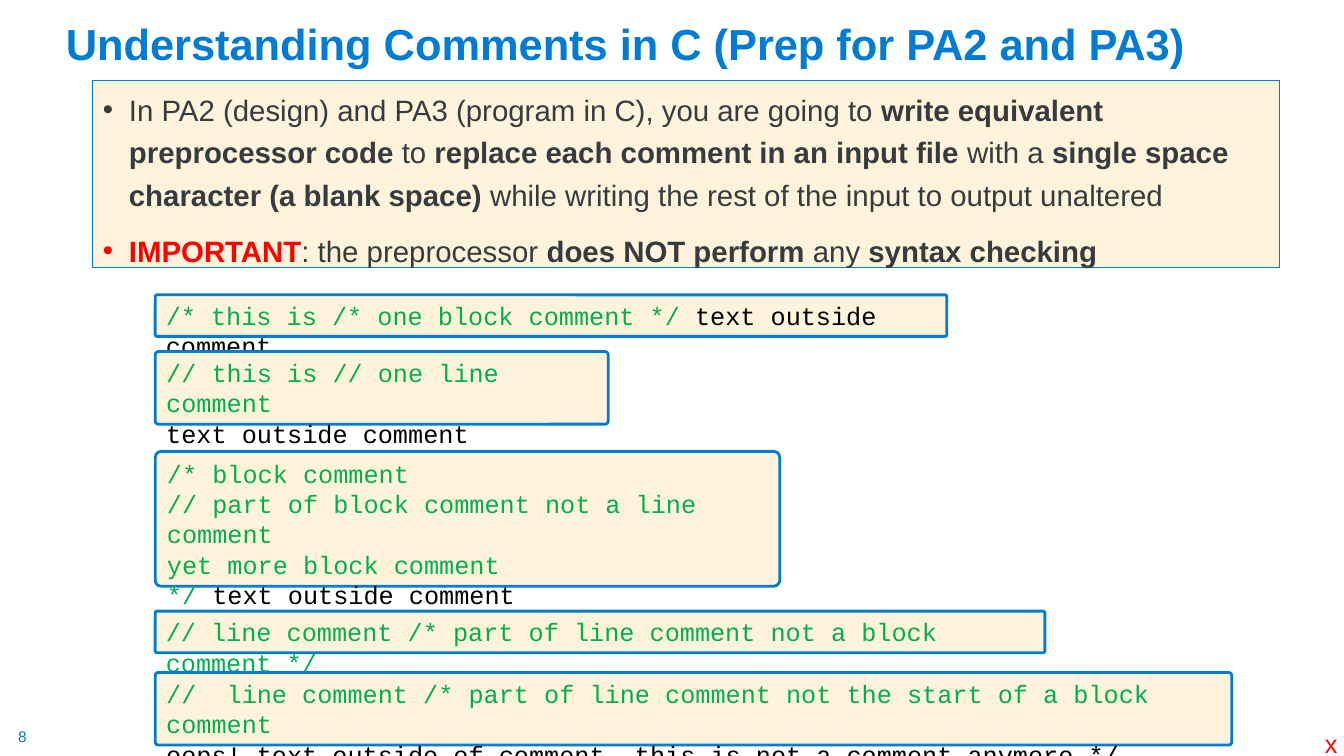
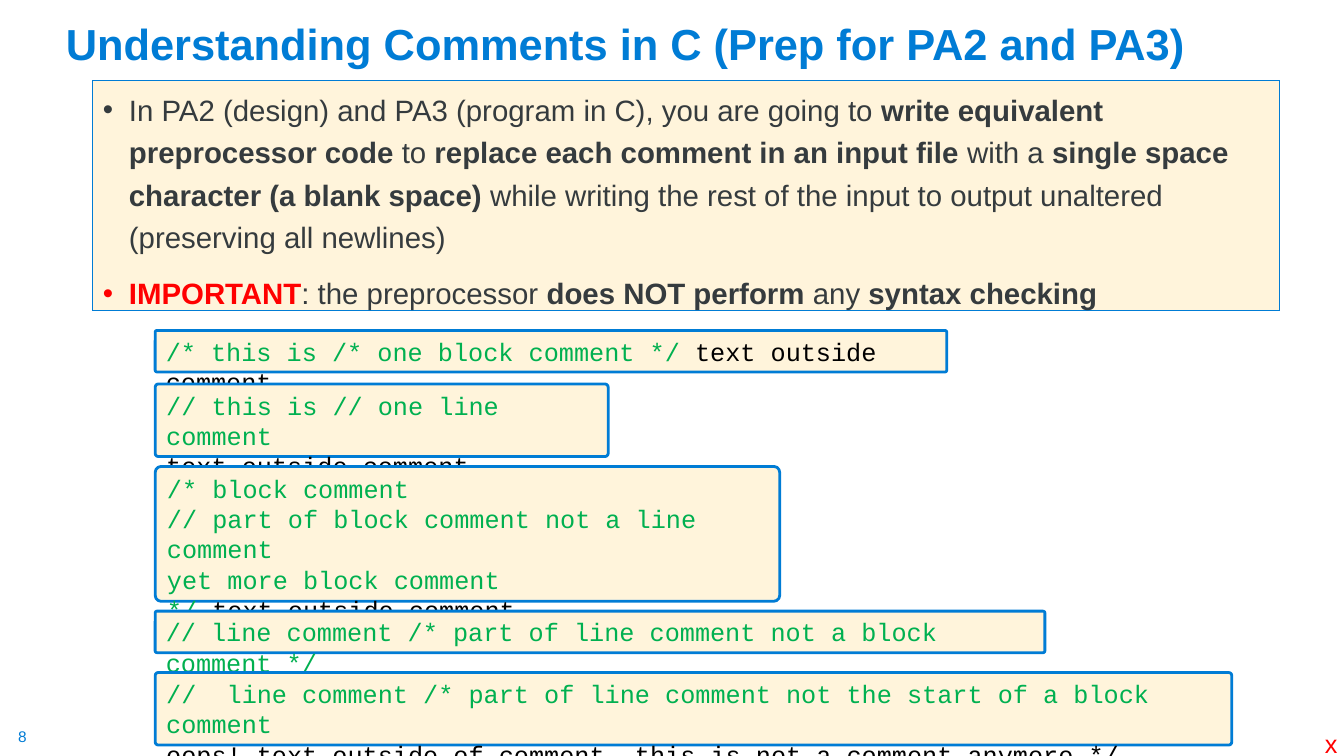
Before and after one commit to cse30-sp24/Muller-Slides, a slide deck: slide 8 of Lecture-3.pptx. Drawn at 1344x756 pixels with LibreOffice and Linux fonts; fonts in the diff are those of the drawing. Boxes give left, top, right and bottom in pixels: in the first picture for what was removed or moved away, otherwise in the second. Text is boxed around its words. In the diff, an @@ line names an element or a change of style, - is before the commit and + after.

```diff
--- a/Lecture-3.pptx
+++ b/Lecture-3.pptx
@@ text "In PA2 (design) and PA3 ...": place and size @@
-text "In PA2 (design) and PA3 ..." at <box>93,80,1279,267</box>
+text "In PA2 (design) and PA3 ..." at <box>93,80,1279,311</box>
@@ text at <box>129,99,1228,254</box>: text changed @@
-• In PA2 (design) and PA3 (program in C), you are going to write equivalent preprocessor code to replace each comment in an input file with a single space character (a blank space) while writing the rest of the input to output unaltered
+• In PA2 (design) and PA3 (program in C), you are going to write equivalent preprocessor code to replace each comment in an input file with a single space character (a blank space) while writing the rest of the input to output unaltered (preserving all newlines)
@@ rounded rectangle "/* this is /* one ...": place and size @@
-rounded rectangle "/* this is /* one ..." at <box>155,295,947,337</box>
+rounded rectangle "/* this is /* one ..." at <box>155,331,947,372</box>
@@ rounded rectangle "// this is // one ...": place and size @@
-rounded rectangle "// this is // one ..." at <box>155,352,608,424</box>
+rounded rectangle "// this is // one ..." at <box>155,384,608,457</box>
@@ rounded rectangle "/* block comment // part ...": place and size @@
-rounded rectangle "/* block comment // part ..." at <box>155,452,780,587</box>
+rounded rectangle "/* block comment // part ..." at <box>155,467,780,602</box>
```
Also in this commit, not shown: 14 other slides changed, 2 other files.
